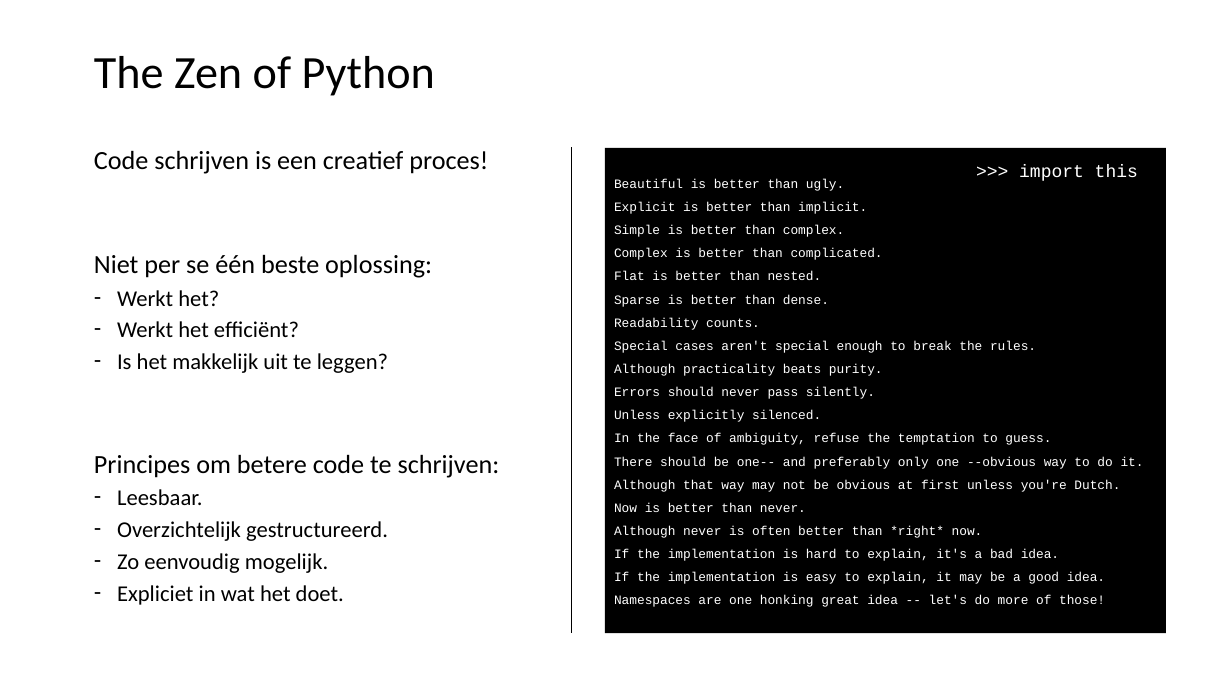
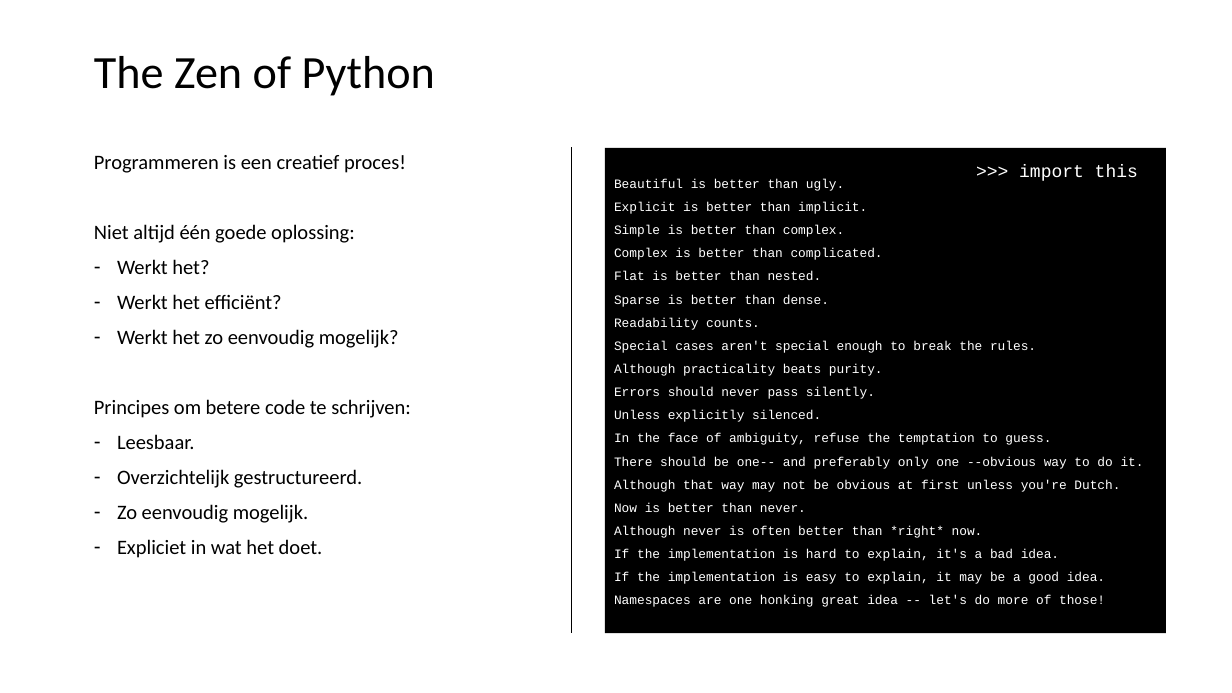
Before and after one commit to LFKoning/knowledge-sharing, a slide deck: slide 4 of python_course/2_production_code/python_cursus_2.pptx. Drawn at 1232x693 pixels with LibreOffice and Linux fonts; fonts in the diff are those of the drawing. Boxes give left, top, right and bottom in pixels: in the first picture for what was removed or moved away, otherwise in the second. Text is boxed around its words. In the diff, an @@ line names an element or a change of style, - is before the commit and + after.

Commit message:
Update Python part 2 slides

```diff
--- a/python_course/2_production_code/python_cursus_2.pptx
+++ b/python_course/2_production_code/python_cursus_2.pptx
@@ text at (94, 155, 406, 243): text changed; size 20.4 to 16 pt @@
-Code schrijven is een creatief proces!
-Niet per se één beste oplossing:
+Programmeren is een creatief proces!
+Niet altijd één goede oplossing:
@@ text at (94, 259, 411, 558): size 17.6 to 16 pt in "Werkt het?", "Werkt het efficiënt?", "Leesbaar.", "Overzichtelijk gestructureerd." and 2 more places; size 20.4 to 16 pt in "Principes om betere code te schrijven:"; line spacing 0.7 to 0.9 @@
@@ text at (117, 329, 399, 348): text changed; size 17.6 to 16 pt @@
-– Is het makkelijk uit te leggen?
+– Werkt het zo eenvoudig mogelijk?
```
Also in this commit, not shown: 12 other slides changed, 3 slides added, 2 slides removed.
